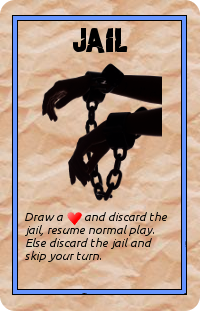
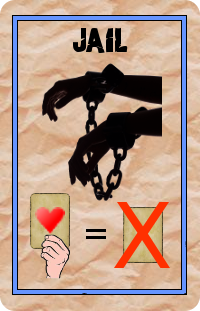
Layers edited between the first and the second 200px x 311px image:
added layer "=" in group "bordering" over [86, 229, 106, 239]
painted on "heart.xcf" over [35, 207, 82, 235]
removed layer "Draw a and discard the j..." from group "bordering" over [25, 212, 167, 262]
added layer "hand.jpe" in group "bordering" over [40, 234, 71, 279]
added layer "X" in group "bordering" over [114, 202, 170, 268]
added layer "small_card.xcf copy" in group "bordering" over [123, 207, 163, 263]
added layer "small_card.xcf" in group "bordering" over [30, 193, 70, 249]
